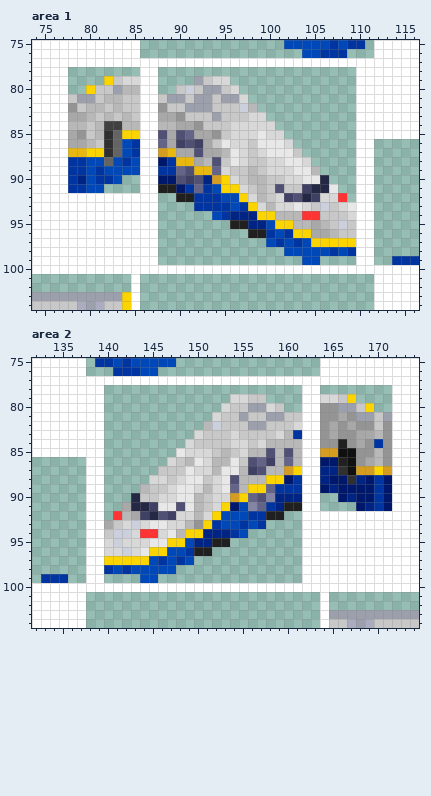
One commit to this pixel-art file: src/trains/e4_series/gfx/e4_series.aseprite. This is how it looked before the edit.
309x240 pixels, 1 frame. Colours within 5 levels of each other are drawn and written as one. Shown: area 1: x 74..116, y 75..104; area 2: x 132..174, y 75..104. The commit also changed other parts of the picture, which this record leaves out.
After:
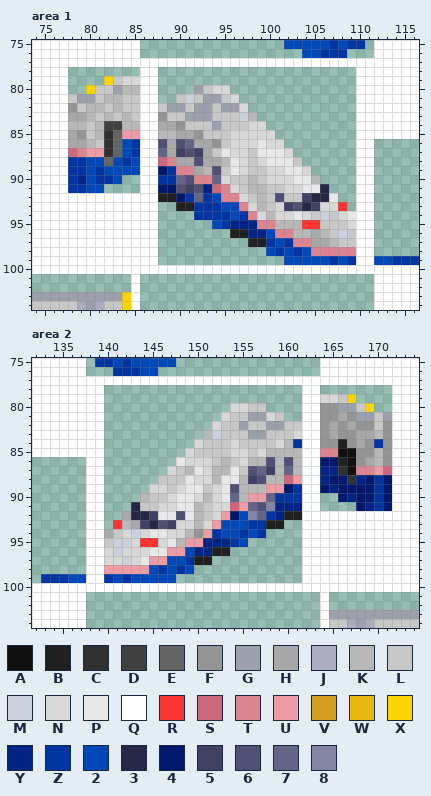
Palette (. is transparent): A #101010  B #202020  C #303030  D #404040  E #646464  F #949494  G #9ca0ac  H #a8a8a8  J #acacc0  K #b8b8b8  L #c8c8c8  M #ccd0dc  N #d8d8d8  P #e8e8e8  Q #ffffff  R #fc3434  S #cc687c  T #dc8490  U #ec9ca4  V #d49c20  W #e8b810  X #fcd400  Y #002484  Z #0034a0  2 #0048b8  3 #242844  4 #00186c  5 #404064  6 #505074  7 #646488  8 #8484a4
From old to new:
layer "Pink" now shown
Changed rows in their new state; - is an unchanged pixel.
Area 1, layers "Pink", "Yellow/F", "Yellow/M":
first column x 78:
 79 --------------....------------------
 80 ------------..GLNN.-----------------
 81 ----------..LML-GLN.----------------
 82 ----------LGGL---GGN.---------------
 83 ----------FLLGGGL--MK.--------------
 84 ----------HHFLL-G-LL--.-------------
 85 ------UU--KKHHFLL----N-.------------
 86 ----------6-67H-FL--N-NN.-----------
 87 STUU------7H565-LPN--P--N.----------
 88 ----------STHH6HHK---NPP-L.---------
 89 ----------4-TTHK6LPNL---P-N.--------
 90 ----------ZZ76TT7NL--LNN-P-K.-------
 91 ----------44656YSTNLK--LNNPP-.------
 92 ----------BB4Z7-2TTNL--6LL533P.-----
 93 ------------BB---2-TNKL-5635NNR.----
 94 --------------ZZZ-2ZTNKNNPNLM-NP----
 95 ----------------2ZYY-TTKK-RRL-LN----
 96 ------------------BBYY2TTKK-KLM-----
 97 --------------------BBZ2ZTTHHKLL----
 98 ----------------------2Z-Z-TTTTT----
 99 ------------------------22--2Z2Z--22
Area 2, layers "Pink", "Yellow/F", "Yellow/M":
first column x 136:
 79 ------------------....--------------
 80 -----------------.NNLL..------------
 81 ----------------.N-LGGNL..----------
 82 ---------------.N--GLLGG-L----------
 83 --------------.KM-L-GG-LLN----------
 84 -------------.N----L-LLN-Z----------
 85 ------------.-LL-LN-LNK-K---TT------
 86 -----------.PNN-L-LNKK6-6-----------
 87 ----------.N-KP--K-L675-7K------TTUS
 88 ---------.L-L-NNK-P-56KKSU----------
 89 --------.NNLN-PL--6-KKUU4-----------
 90 -------.K-L---NK-P7KUU7ZZZ----------
 91 ------.-LLNNP----NSU768-YY----------
 92 -----.H335PP6P-LNU4-87ZYBB----------
 93 ----.RKH5365-NKNU--2Z-BB------------
 94 ----HLNMNPPNNKFUZ22Z2Z--------------
 95 ----L-M-RRNPKUU-YYZ2----------------
 96 -----MN-NPPUU2YYBB------------------
 97 ----NNMNPUU-2ZBB--------------------
 98 ----UUUUU-Z-Z2----------------------
 99 22--Z2Z2--22------------------------
Changed places in both pictures, as pixel boxes (x1, y1, x2, y2):
changed: (68, 76, 392, 265)
changed: (68, 394, 392, 583)
